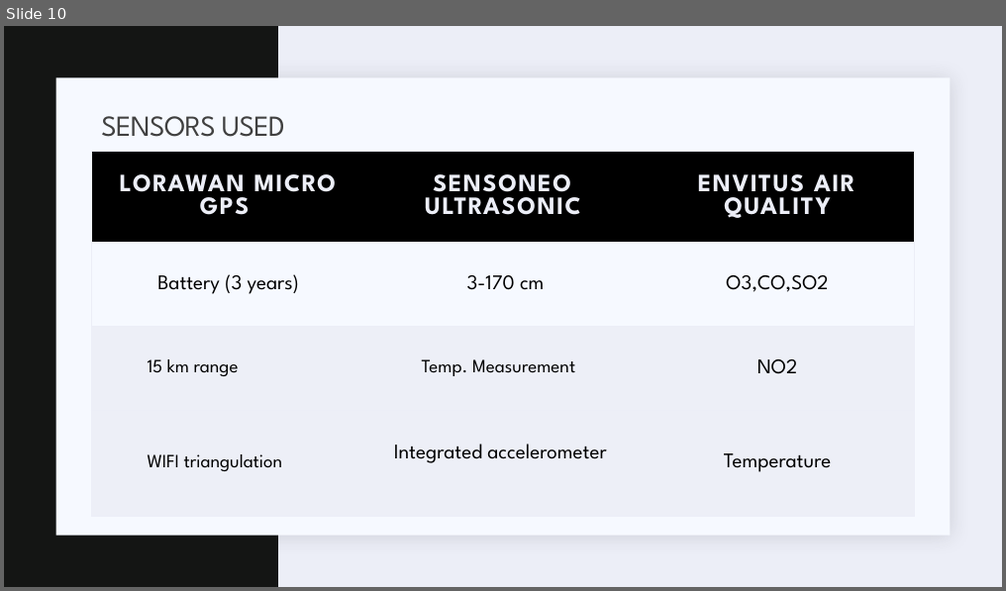
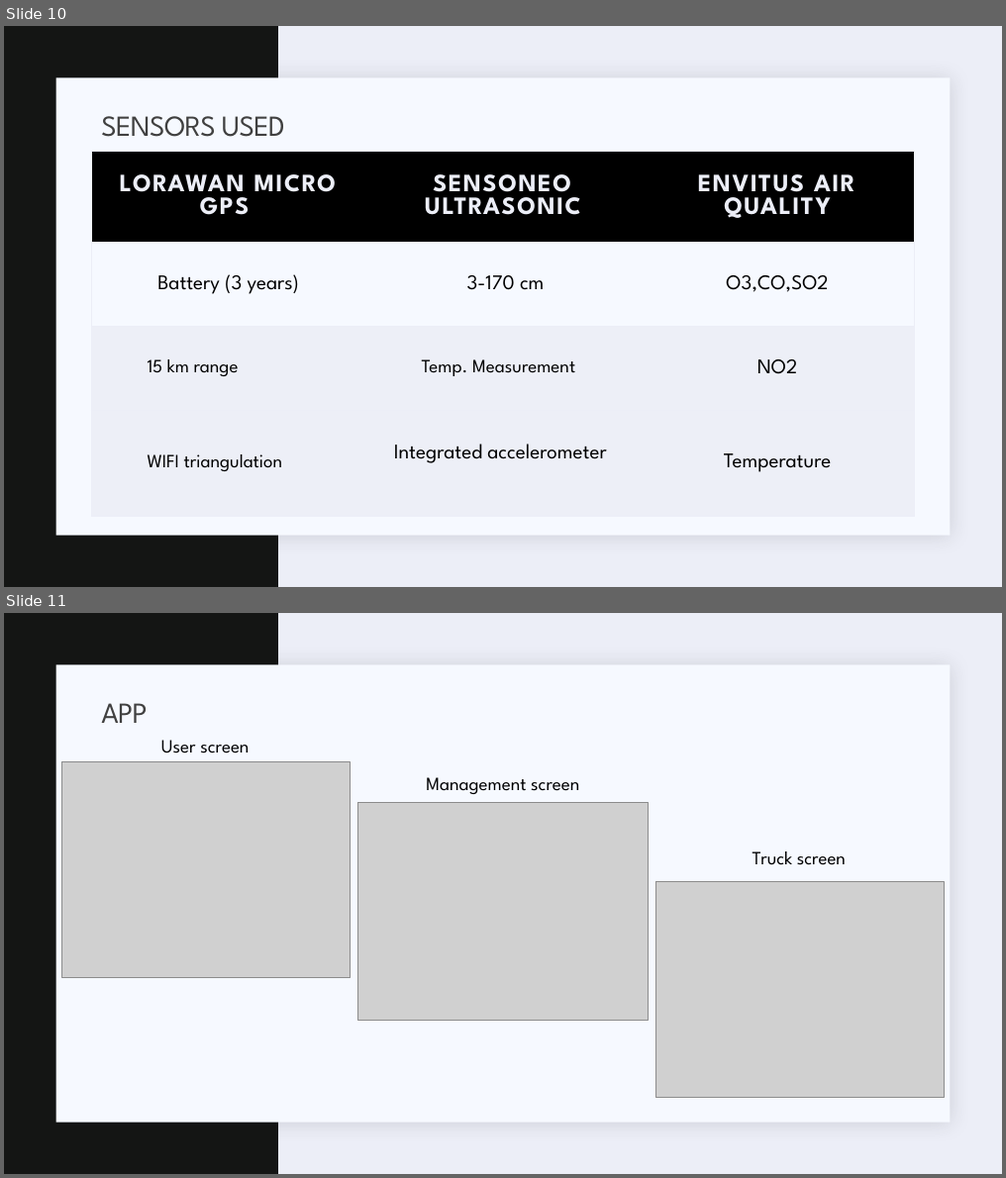
Before and after one commit to marios-stam/Project_IOT, a slide deck: Powerpoints/First Presentation/Waste-management-Final.pptx. Shown one above the other, each under a label of ours: slide 10 before the commit, slides 10 and 11 after it. The pictures are 1006x591 and 1006x1178 pixels, drawn with LibreOffice and Linux fonts; fonts in the diff are those of the drawing; grey boxes stand for pictures. Boxes give left, top, right and bottom in pixels: in the first picture for what was removed or moved away, otherwise in the second. Text is boxed around its words. In the diff, an @@ line names an element or a change of style, - is before the commit and + after.

```diff
--- a/Powerpoints/First Presentation/Waste-management-Final.pptx
+++ b/Powerpoints/First Presentation/Waste-management-Final.pptx
@@ slide 11 added at [4, 613, 1002, 1174], background #ECEEF7; not listed: 2 template elements that a slide beside it also shows @@
@@ title added at [101, 703, 148, 723], 28 pt, text #404040 @@
+APP
@@ text added at [161, 740, 249, 754], 18 pt, text #000000 @@
+User screen
@@ picture added at [62, 761, 350, 977] @@
@@ text added at [426, 777, 579, 794], 18 pt, text #000000 @@
+Management screen
@@ picture added at [358, 802, 648, 1020] @@
@@ text added at [752, 852, 846, 865], 18 pt, text #000000 @@
+Truck screen
@@ picture added at [656, 881, 944, 1096] @@
```
Also in this commit, not shown: 1 slide changed, 14 slides removed.
